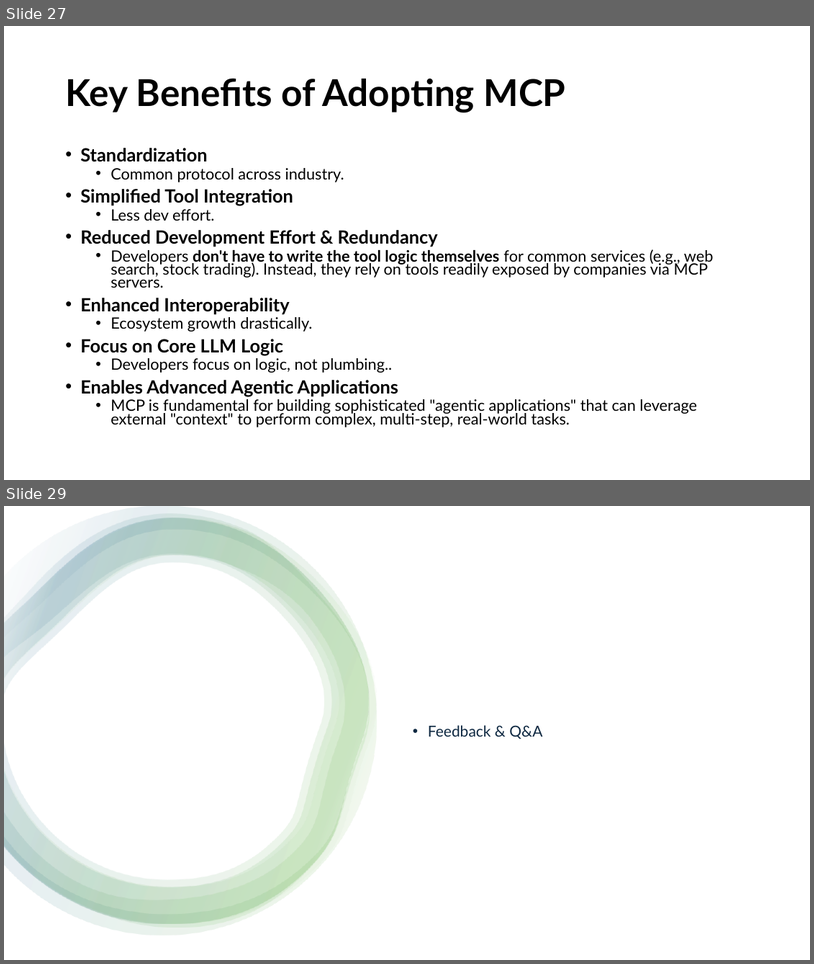
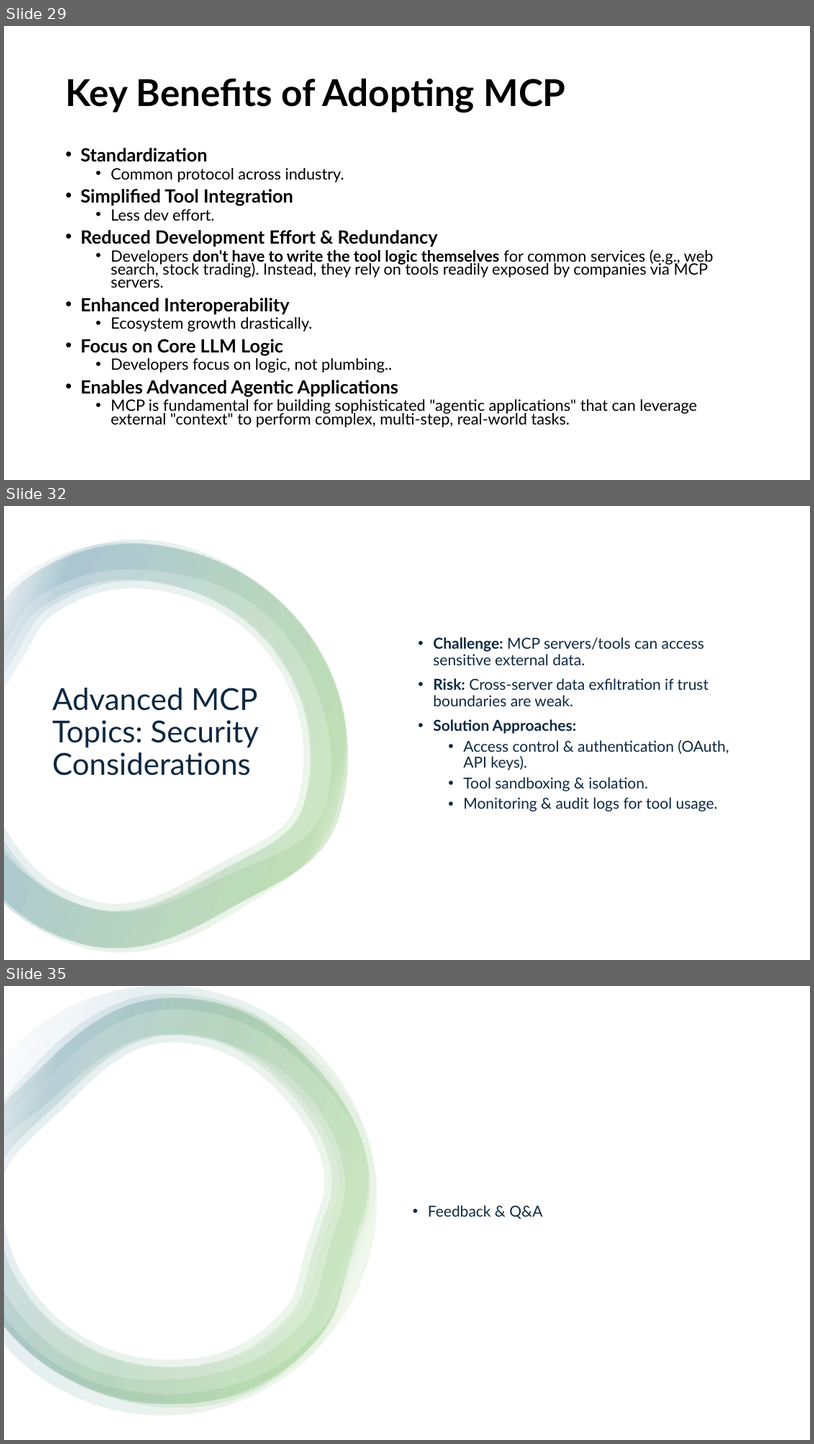
Before and after one commit to aravind07d/Artificial-Intelligent--Presentations, a slide deck: MCP.pptx. Shown one above the other, each under a label of ours: slides 27 and 29 before the commit, slides 29, 32 and 35 after it; the slides between them are not shown. The pictures are 814x964 and 814x1444 pixels, drawn with LibreOffice and Linux fonts; fonts in the diff are those of the drawing. Boxes give left, top, right and bottom in pixels: in the first picture for what was removed or moved away, otherwise in the second. Text is boxed around its words. In the diff, an @@ line names an element or a change of style, - is before the commit and + after.

```diff
--- a/MCP.pptx
+++ b/MCP.pptx
@@ slide 32 added at (x1=4, y1=506, x2=810, y2=960), background #FFFFFF @@
@@ rectangle added at (x1=4, y1=506, x2=810, y2=960), fill #FFFFFF @@
@@ group added at (x1=4, y1=540, x2=348, y2=952): 4 freeform shapes @@
@@ text added at (x1=433, y1=637, x2=729, y2=811), 18 pt, text #0E2841 @@
+• Challenge: MCP servers/tools can access sensitive external data.
+• Risk: Cross-server data exfiltration if trust boundaries are weak.
+• Solution Approaches:
+  • Access control & authentication (OAuth, API keys).
+  • Tool sandboxing & isolation.
+  • Monitoring & audit logs for tool usage.
@@ title added at (x1=52, y1=687, x2=259, y2=775), 36 pt, text #0E2841 @@
+Advanced MCP Topics: Security Considerations
@@ what was slide 27 is now slide 29 @@
@@ what was slide 29 is now slide 35 @@
```
Also in this commit, not shown: 2 slides changed, 5 other slides added.
